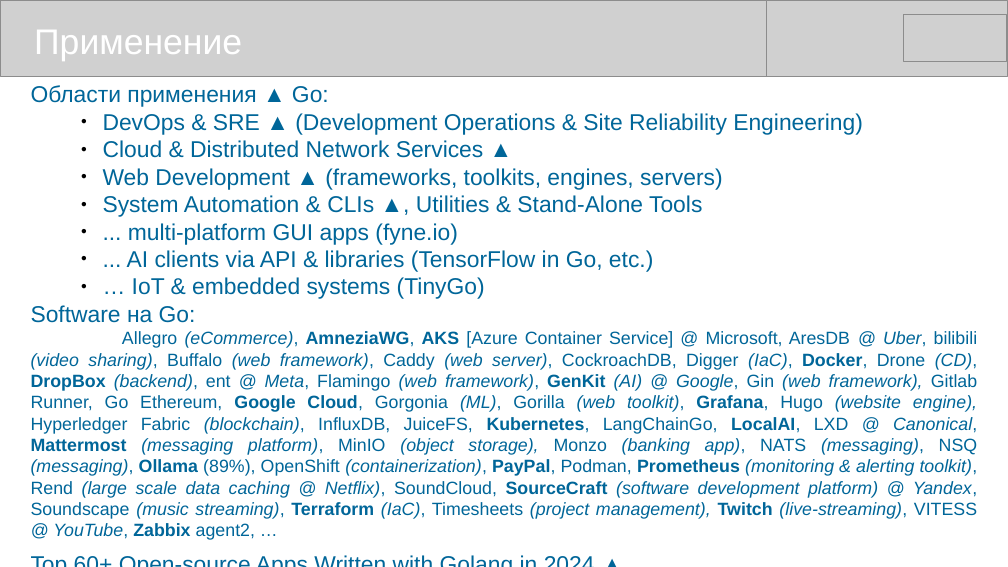
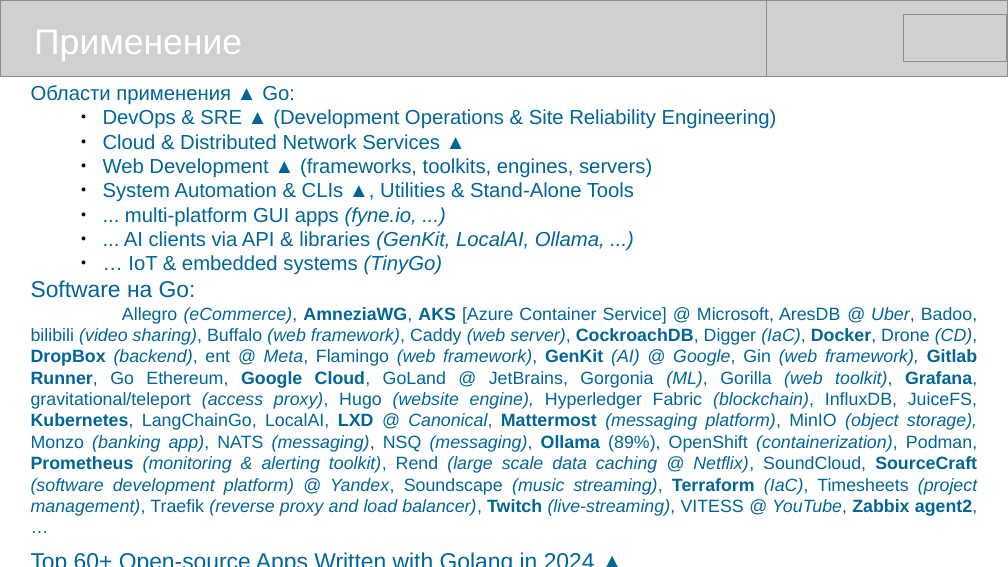
Before and after one commit to mike-shock/Go_language, a slide deck: slide 50 of Go_Preview.odp. Drawn at 1008x567 pixels with LibreOffice and Linux fonts; fonts in the diff are those of the drawing; grey boxes stand for pictures. Boxes give left, top, right and bottom in pixels: in the first picture for what was removed or moved away, otherwise in the second. Text is boxed around its words. In the diff, an @@ line names an element or a change of style, - is before the commit and + after.

```diff
--- a/Go_Preview.odp
+++ b/Go_Preview.odp
@@ text at (31,85,777,275): size 18 to 16 pt in "Области применения ▲ Go:", "DevOps & SRE ▲ (Development Operations & ...", "Cloud & Distributed Network Services ▲", "Web Development ▲ (frameworks, toolkits, engines, servers)" and 2 more places; italic on in "(TinyGo)" @@
@@ text at (124,207,605,251): text changed; size 18 to 16 pt @@
-● ... multi-platform GUI apps (fyne.io)
-● ... AI clients via API & libraries (TensorFlow in Go, etc.)
+● ... multi-platform GUI apps (fyne.io, ...)
+● ... AI clients via API & libraries (GenKit, LocalAI, Ollama, ...)
@@ text at (31,307,978,516): text changed @@
-Allegro (eCommerce), AmneziaWG, AKS [Azure Container Service] @ Microsoft, AresDB @ Uber, bilibili (video sharing), Buffalo (web framework), Caddy (web server), CockroachDB, Digger (IaC), Docker, Drone (CD), DropBox (backend), ent @ Meta, Flamingo (web framework), GenKit (AI) @ Google, Gin (web framework), Gitlab Runner, Go Ethereum, Google Cloud, Gorgonia (ML), Gorilla (web toolkit), Grafana, Hugo (website engine), Hyperledger Fabric (blockchain), InfluxDB, JuiceFS, Kubernetes, LangChainGo, LocalAI, LXD @ Canonical, Mattermost (messaging platform), MinIO (object storage), Monzo (banking app), NATS (messaging), NSQ (messaging), Ollama (89%), OpenShift (containerization), PayPal, Podman, Prometheus (monitoring & alerting toolkit), Rend (large scale data caching @ Netflix), SoundCloud, SourceCraft (software development platform) @ Yandex, Soundscape (music streaming), Terraform (IaC), Timesheets (project management), Twitch (live-streaming), VITESS @ YouTube, Zabbix agent2, …
+Allegro (eCommerce), AmneziaWG, AKS [Azure Container Service] @ Microsoft, AresDB @ Uber, Badoo, bilibili (video sharing), Buffalo (web framework), Caddy (web server), CockroachDB, Digger (IaC), Docker, Drone (CD), DropBox (backend), ent @ Meta, Flamingo (web framework), GenKit (AI) @ Google, Gin (web framework), Gitlab Runner, Go Ethereum, Google Cloud, GoLand @ JetBrains, Gorgonia (ML), Gorilla (web toolkit), Grafana, gravitational/teleport (access proxy), Hugo (website engine), Hyperledger Fabric (blockchain), InfluxDB, JuiceFS, Kubernetes, LangChainGo, LocalAI, LXD @ Canonical, Mattermost (messaging platform), MinIO (object storage), Monzo (banking app), NATS (messaging), NSQ (messaging), Ollama (89%), OpenShift (containerization), Podman, Prometheus (monitoring & alerting toolkit), Rend (large scale data caching @ Netflix), SoundCloud, SourceCraft (software development platform) @ Yandex, Soundscape (music streaming), Terraform (IaC), Timesheets (project management), Traefik (reverse proxy and load balancer), Twitch (live-streaming), VITESS @ YouTube, Zabbix agent2, …
```
Also in this commit, not shown: 9 other slides changed, 1 other file.
